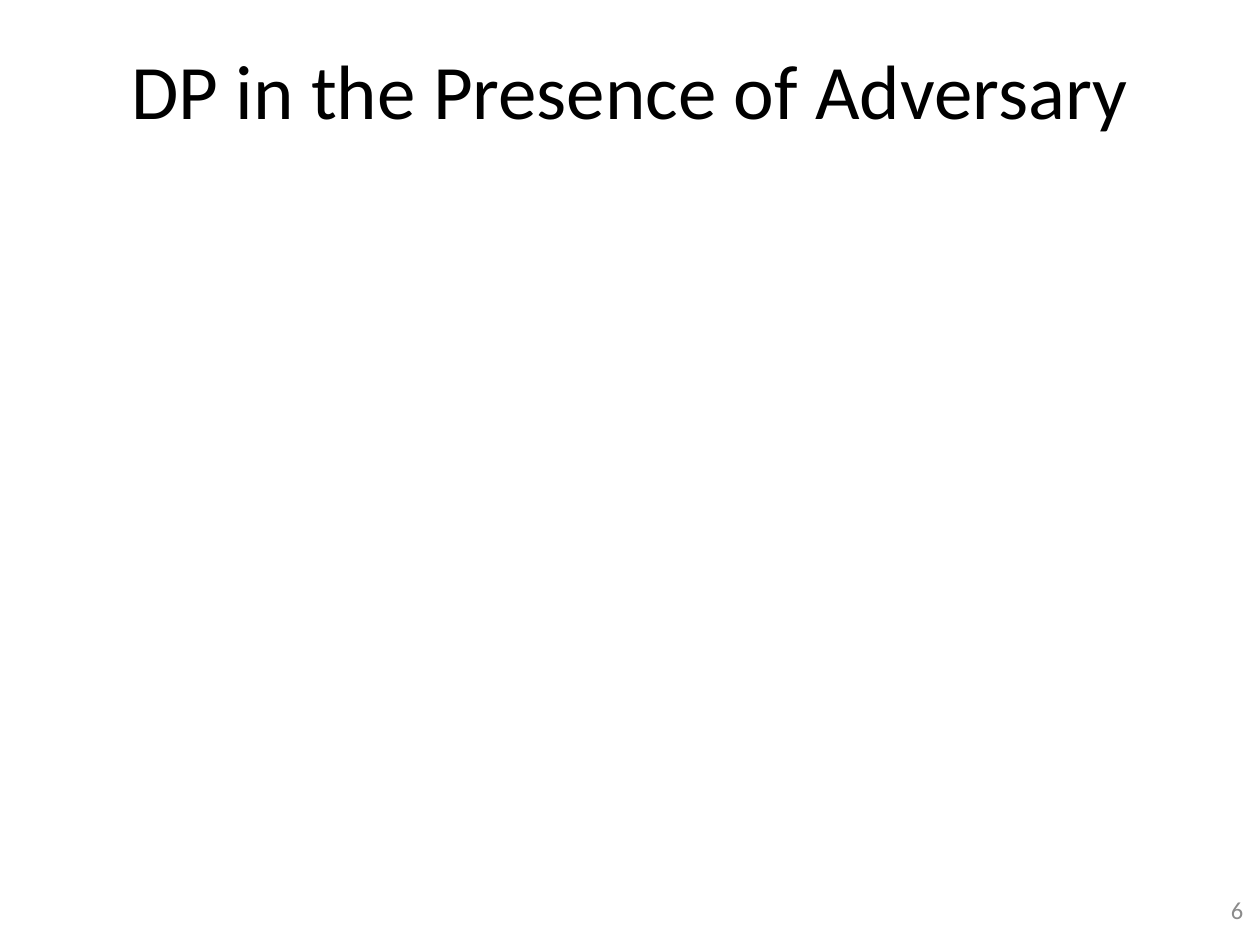
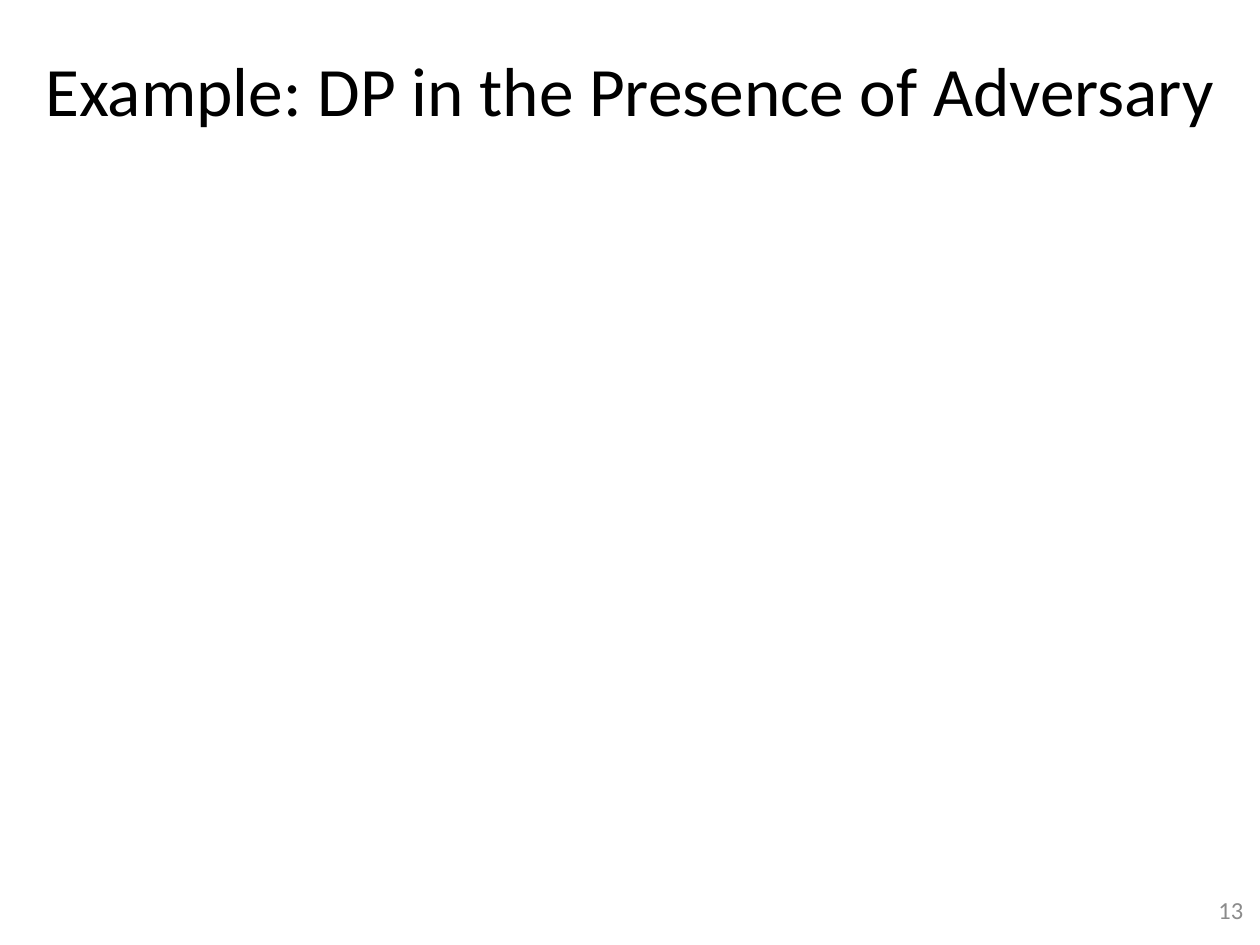
Before and after one commit to gulaoshi/gu.github.io, a slide deck: slide 13 of AdvOS/PPT+papers/Gu-DiffPriv.pptx (slide 6 before the commit). Drawn at 1260x945 pixels with LibreOffice and Linux fonts; fonts in the diff are those of the drawing; grey boxes stand for pictures. Boxes give left, top, right and bottom in pixels: in the first picture for what was removed or moved away, otherwise in the second. Text is boxed around its words. In the diff, an @@ line names an element or a change of style, - is before the commit and + after.

```diff
--- a/AdvOS/PPT+papers/Gu-DiffPriv.pptx
+++ b/AdvOS/PPT+papers/Gu-DiffPriv.pptx
@@ title at <box>45,68,1214,128</box>: text changed; size 44 to 39.6 pt @@
-DP in the Presence of Adversary
+Example: DP in the Presence of Adversary
@@ page number at <box>1218,903,1243,919</box>: text changed @@
-6
+13
```
Also in this commit, not shown: 5 other slides changed, 7 slides added, 1 slide removed.
